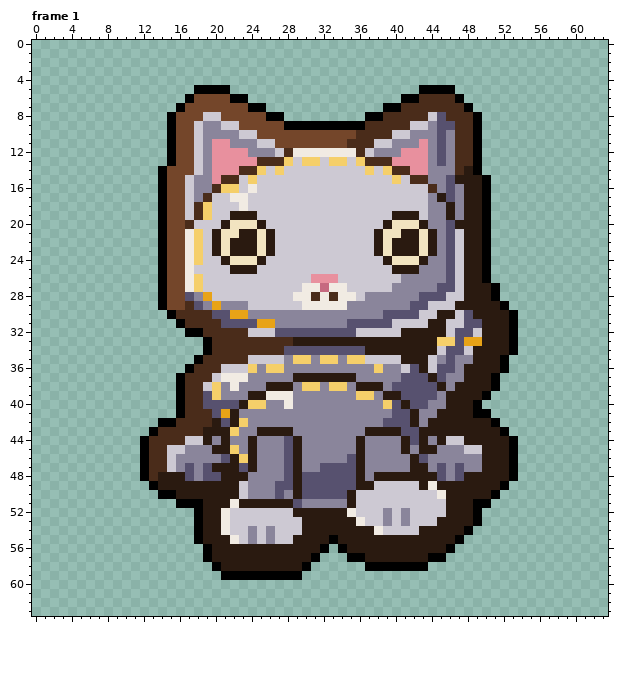
Edited in one commit: pixel-art file (aseprite-source/catfish/room2/out_fb/cf-runtoward-grey.aseprite). The first picture shows the starting point.
64x64 pixels, 8 frames. Shown: frame 1. The commit also changed other frames, which this record leaves out.
Now the later version:
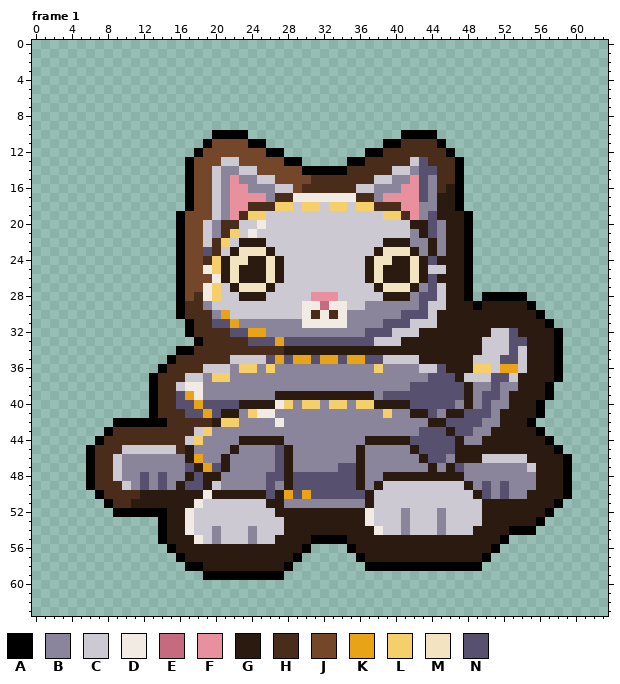
Palette (. is transparent): A #000000  B #8a859b  C #cdc9d3  D #f1ebe3  E #c66a80  F #e8909e  G #2a1a10  H #4a2c1a  J #74462a  K #e8a317  L #f5cf6a  M #f2e4c0  N #57516f
Change:
--- frame 1
@@ x 0..63 @@
  4 ................................................................
- 5 ..................AAAA.....................AAAA.................
- 6 .................AJJJJAA.................AAHHHHA................
- 7 ................AJJJJJJJAA.............AAHHHHHHHA...............
- 8 ...............AJJJCCJJJJJAA.........AAHHHHHCNHHHA..............
- 9 ...............AJJCBBCCJJJJJAAAAAAAAAHHHHHCCBNNHHA..............
-10 ...............AJJCBBBBCCJJJJJJJJJJJHHHHCCBBBNBHHA..............
-11 ...............AJJCBFFBBBCCJJJJJJJJHHHCCBBBFBNBHHA..............
-12 ...............AJJCBFFFFBBBCHDDDDDDDHCBBBFFFBNBHHA..............
-13 ...............AJJCBFFFFFHHHLCLLCLLCLHHHFFFFBNBHHA..............
-14 ..............AJJJCBFFFHHLCLCCCCCCCCCLCLHHFFBBBHGA..............
-15 ..............AJJCBBFHHCLCCCCCCCCCCCCCCCLCHHBBNGGGA.............
-16 ..............AJJCBBHLLCDCCCCCCCCCCCCCCCCCCCHBNBGGA.............
-17 ..............AJJCBHCCDDCCCCCCCCCCCCCCCCCCCCBGNBGGA.............
-18 ..............AJJCHLCCCDCCCCCCCCCCCCCCCCCCCCBBGBGGA.............
-19 ..............AJJCHLCCGGGCCCCCCCCCCCCCCCGGGCBBGBGGA.............
-20 ..............AJJHCCCGMMMGCCCCCCCCCCCCCGMMMGBBNGGGA.............
-21 ..............AJJDLCGMMGGMGCCCCCCCCCCCGMMGGMGBNCGGA.............
-22 ..............AJJDLCGMGGGMGCCCCCCCCCCCGMGGGMGBNCGGA.............
-23 ..............AJJDLCGMGGGMGCCCCCCCCCCCGMGGGMGBNCGGA.............
-24 ..............AJJDLCCGMMMGCCCCCCCCCCCCCGMMMGBBNCGGA.............
-25 ..............AJJDCCCCGGGCCCCCCCCCCCCCCCGGGBBBNCGGA.............
-26 ..............AJJDLCCCCCCCCCCCCFFFCCCCCCCBBBBBNCGGA.............
-27 ..............AJJDLCCCCCCCCCCCDDEDDCCCCCBBBBBNNCGGGA............
-28 ..............AJJNBKCCCCCCCCCDDHDHDDCBBBBBBNNNCCGGGA............
-29 ..............AJJHNBKBBBCCCCCCDDDDDBBBBBBBNNCCCGGGGGA...........
-30 ...............AHHHHNNKKBBBBBBBBBBBBBBBNNNNCCGGCNGGGGA..........
-31 ................AHHHHNNNNKKBBBBBBBBNNNNNCCCCGGCCNNGGGA..........
-32 .................AAHHHHHCCCNNNNNNNNNCCCCCGGGGGCNNCGGGA..........
-33 ...................AHHHHHHHHHGGGGGGGGGGGGGGGGLLNKKGGGA..........
-34 ...................AHHHHHHHHNNNNNNNNNGGGGGGGGCNNCGGGGA..........
-35 ..................AHHHHHCCCCBLLBLLBLLCCCCGGGCBNBBGGGA...........
-36 .................AHHHCCCLBLLBBBBBBBBBBLBBCNGCNNBGGGGA...........
-37 ................AHHHCDDDBBBBBGGGGGGGBBBBBNNNGNBBGGGA............
-38 ................AHHCLBDBBBGGGBLLBLLBGGGBNNNNNGBGGGGA............
-39 ................AHHNLBBBGGDDDBBBBBBBLLBGGNNNNBGGGGA.............
-40 ................AHHNNNNGLLBBDBBBBBBBBBBLNGNNBBGGGA..............
-41 ................AHHHNKGBBBBBBBBBBBBBBBBBNNGBBGGGGAA.............
-42 ..............AAHHHHGNGLBBBBBBBBBBBBBBBNNNGBGGGGGGGA............
-43 .............AHHHHHGGGLBBGGGGBBBBBBBBGGGGNNGGGGGGGGGA...........
-44 ............AHHHHCCGBGBBGBBBNGBBBBBBGBBBBGNGBGCCGGGGGA..........
-45 ............AHHCCBBBGGLBGBBBNGBBBBBBGBBBBGBGGBBBCCGGGA..........
-46 ............AHHCBBBBBNGLGBBBNGBBBBBNGBBBBBGNBBBBBBGGGA..........
-47 ............AHHCBNBNGGGNGBBBNGBBNNNNGBBBBBGGBNBNBBGGGA..........
-48 ............AHGGGNBNNGGGBBBBNGNNNNNNGBGGGGGGGNBNGGGGGA..........
-49 .............AGGGGGGGGGCBBBNNGNNNNNNGGCCCCCGDGGGGGGGA...........
-50 ..............AAGGGGGGGCBBBNBGNNNNNGCCCCCCCCCDGGGGGA............
-51 ................AAAGGGDGGGGGGNBBBBBGCCCCCCCCCCGGGAA.............
-52 ..................AGGDCCCCCCCGGGGGGDCCCBCBCCCCGGGA..............
-53 ..................AGGDCCCCCCCCGGGGGGDCCBCBCCCGGGGA..............
-54 ..................AGGDCCBCBCCCGGGGGGGGDCCCCGGGGGA...............
-55 ..................AGGGDCBCBCCGGGGAGGGGGGGGGGGGGA................
-56 ...................AGGGGGGGGGGGGA.AGGGGGGGGGGGA.................
-57 ...................AGGGGGGGGGGGA...AAGGGGGGGAA..................
-58 ....................AGGGGGGGGGA......AAAAAAA....................
-59 .....................AAAAAAAAA..................................
+ 5 ................................................................
+ 6 ................................................................
+ 7 ................................................................
+ 8 ................................................................
+ 9 ................................................................
+10 ....................AAAA.................AAAA...................
+11 ...................AJJJJAA.............AAHHHHA..................
+12 ..................AJJJJJJJAA.........AAHHHHHHHA.................
+13 .................AJJJCCJJJJJAA.....AAHHHHHCNHHHA................
+14 .................AJJCBBCCJJJJJAAAAAHHHHHCCBNNHHA................
+15 .................AJJCBFBBCCJJJJHHHHHHHCCBBFNBHHA................
+16 .................AJJCBFFBBBCCJHHHHHHCCBBBFFNBHGA................
+17 .................AJJCBFFFFBHHDDDDDDDHHBFFFFNBGGA................
+18 .................AJJCBFFHHHLLCLLCLLCLLHHHFFBBGGA................
+19 ................AJJJCBFHLLCCCCCCCCCCCCCLLHFBNGGGA...............
+20 ................AJJCBHHCCDCCCCCCCCCCCCCCCCGGNBGGA...............
+21 ................AJJCBHLCDCCCCCCCCCCCCCCCCCBGNBGGA...............
+22 ................AJJCHLCGGGCCCCCCCCCCCCCGGGBBGBGGA...............
+23 ................AJJNHCGMMMGCCCCCCCCCCCGMMMGBGBGGA...............
+24 ................AJJHLGMMGGMGCCCCCCCCCGMMGGMGNGGGA...............
+25 ................AJJDLGMGGGMGCCCCCCCCCGMGGGMGCCGGA...............
+26 ................AJJJDGMGGGMGCCCCCCCCCGMGGGMGNGGGA...............
+27 ................AJJDLCGMMMGCCCCCCCCCCCGMMMGBNCGGA...............
+28 ................AJHDLCCGGGCCCCCFFFCCCCCGGGBNNCGGA.AAAAA.........
+29 ................AHHBCCCCCCCCCCDDEDDCCBBBBBBNCCGGGAGGGGGA........
+30 ................AHHHBKCCCCCCCCDHDHDBBBBBBNNNCGGGGGGGGGGGA.......
+31 .................AHHNNKBBBBBBBDDDDDBBBBNNNCCCGGGGGGGGGGGGA......
+32 .................AHHHHNNKKBBBBBBBBBBBNNNCCCGGGGGGGGCCNGGGGA.....
+33 ..................AHHHHHNNNKNNNNNNNNNNCCCGGGGGGGGGCCCNNGGGA.....
+34 ................AAHHHHHHHHHHGGGGGGGGGGGGGGGGGGGGGGCCCNCGGGA.....
+35 ...............AHHHHHHCCCCNKNKKNKKNKKNNCCCCGGGGGGCCCNNCGGGA.....
+36 ..............AHHHHCCCBLLBLBBBBBBBBBBBLBBBBCCNGGGLLCKKCGGGA.....
+37 .............AHHHCCBLLBBBBBBBBBBBBBBBBBBBBBBNNNGCCCNNCGGGGA.....
+38 .............AHHCDDBBBBBBBBBBBBBBBBBBBBBBBNNNNNNGBBNBBGGGA......
+39 .............AHHNKDBBBBBBBBGGGGGGGGGGGBNNNNNNNNNGBNNBGGGGA......
+40 .............AHHNNKNNNNGGGGDLBLLBLLBLLGGGGNNNNNBGBNBBGGGA.......
+41 .............AHHHNNKNGGBLDDBBBBBBBBBBBBLBBGGNBGGNNNBGGGGA.......
+42 .........AAAAAAHHHHHGLLBBBBDBBBBBBBBBBBBBBBBGGNNNNBBGGGA........
+43 ........AHHHHHHHHHCLBBBBBBBBBBBBBBBBBBBBBBBNNNGNNBBGGGGGA.......
+44 .......AHHHHHHHHHCLBBBBGGGGGBBBBBBBBBGGGGGNNNNNGBBGGGGGGGA......
+45 ......AHHHCCCCCCHGBBBBGBBBBNGBBBBBBBGBBBBBGNNNNGGGGGGGGGGGA.....
+46 ......AHHCBBBBBBBGKBBGBBBBBNGBBBBBBBGBBBBBBGNNBGGGCCCCCGGGGA....
+47 ......AHHCBBBBBBBNGKNGBBBBBNGBBBBBNNGBBBBBBBGBGNBBBBBBBCGGGA....
+48 ......AHHCBBNBNBBGNGGBBBBBNNGNNNNNNNGBBGGGGGGGGGBBBBBBBBGGGA....
+49 ......AHHHCBNBNBGNNGCBBBBBNBGNNNNNNNGBGCCCCCCCCCGBNBNBBBGGGA....
+50 .......AHHHHGGGGGGGDGGGGGGNGKNKNNNNNNGCCCCCCCCCCCGNBNBBGGGGA....
+51 ........AHHGGGGGGGDCCCCCCCGGBBBBBBBBBGCCCCCCCCCCCCGGGGGGGGA.....
+52 .........AAAAAAGGDCCCCCCCCCGGGGGGGGGGDCCCBCCCBCCCCGGGGGGGA......
+53 ..............AGGDCCCCCCCCCCGGGGGGGGGDCCCBCCCBCCCCGGGGGGA.......
+54 ..............AGGDCCBCCCBCCCGGGGGGGGGGDCCBCCCBCCCGGGGAAA........
+55 ..............AGGGDCBCCCBCCGGGGAAAAGGGGGGGGGGGGGGGGGA...........
+56 ...............AGGGGGGGGGGGGGGA....AGGGGGGGGGGGGGGGA............
+57 ................AGGGGGGGGGGGGA......AGGGGGGGGGGGGGA.............
+58 .................AAGGGGGGGGGA........AAAAAAAAAAAAA..............
+59 ...................AAAAAAAAA....................................
 60 ................................................................
